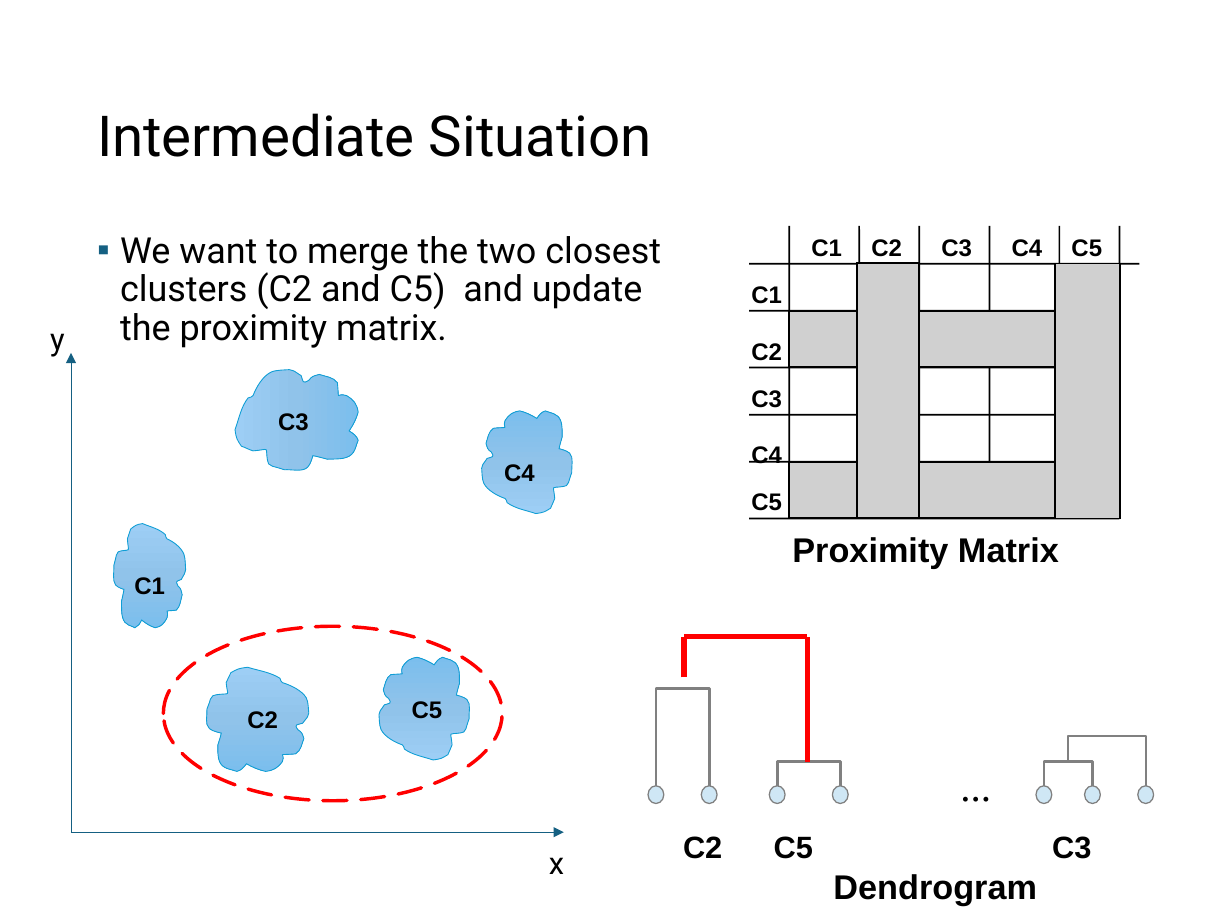
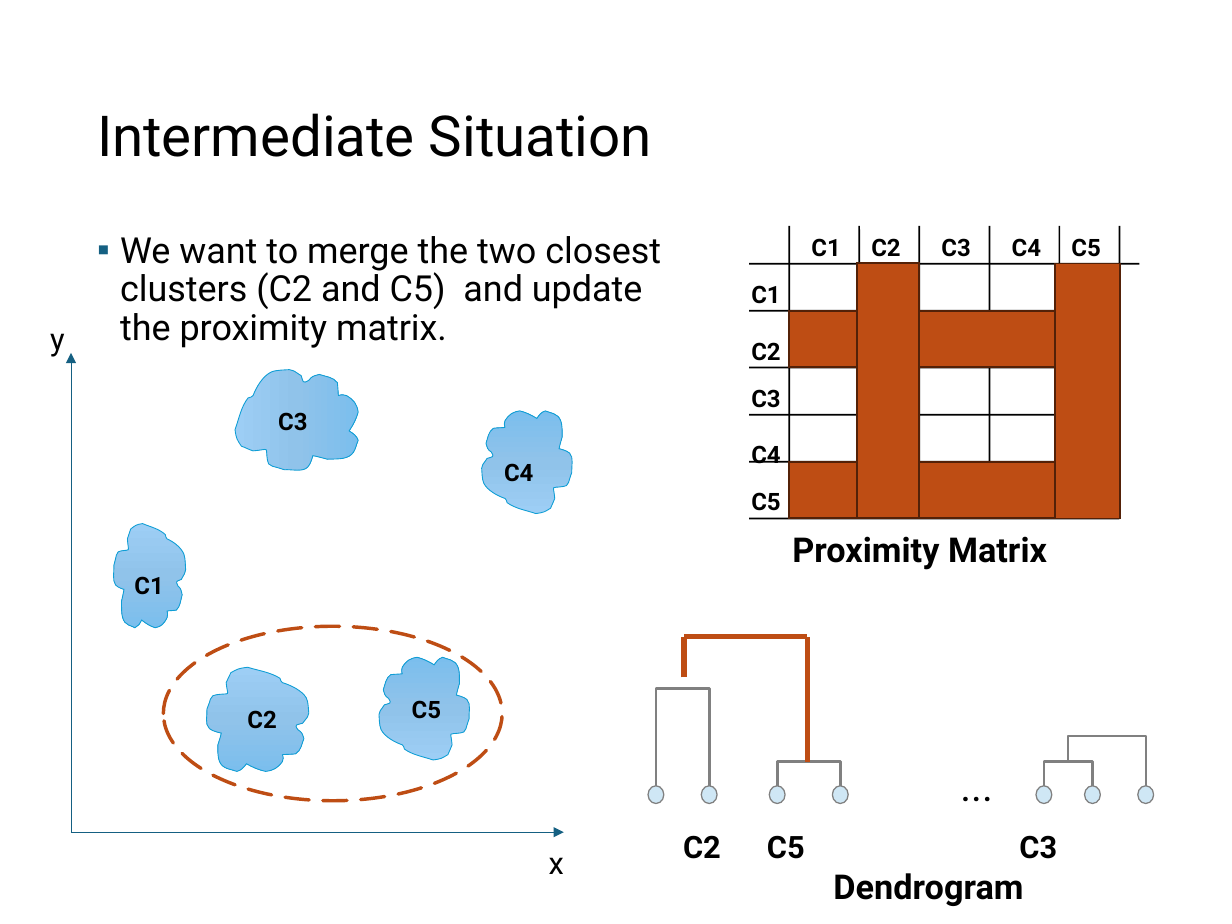
Before and after one commit to mhahsler/Introduction_to_Data_Mining_R_Examples, a slide deck: slide 46 of slides/chap7_basic_cluster_analysis.pptx. Drawn at 1232x924 pixels with LibreOffice and Linux fonts; fonts in the diff are those of the drawing; grey boxes stand for pictures. Boxes give left, top, right and bottom in pixels: in the first picture for what was removed or moved away, otherwise in the second. Text is boxed around its words. In the diff, an @@ line names an element or a change of style, - is before the commit and + after.

Commit message:
font and improved HC slides.

```diff
--- a/slides/chap7_basic_cluster_analysis.pptx
+++ b/slides/chap7_basic_cluster_analysis.pptx
@@ group removed at box(790, 263, 1120, 519): 4 pictures @@
@@ group added at box(790, 263, 1120, 519): 4 rectangles @@
@@ font Arial to Roboto in 18 elements at box(792, 536, 1047, 570), box(683, 835, 1057, 859), box(833, 873, 1023, 906), box(134, 576, 163, 595), box(504, 463, 533, 482), box(247, 710, 276, 729), box(412, 700, 441, 719), box(278, 412, 307, 431), box(871, 238, 900, 257), box(811, 238, 840, 257), box(751, 285, 780, 304), box(751, 389, 780, 408), box(751, 445, 780, 464), box(751, 342, 780, 361), box(941, 238, 970, 257), box(1012, 238, 1041, 257), box(1071, 238, 1100, 257), box(751, 492, 780, 511) @@
@@ ellipse at box(164, 626, 503, 801): outline #FF0000 2.01 pt dashed to #BE4D14 2.01 pt dashed @@
@@ line (684, 678) - (684, 637): stroke #FF0000 3 pt to #BE4D14 3 pt @@
@@ line (807, 637) - (684, 637): stroke #FF0000 3 pt to #BE4D14 3 pt @@
@@ line (807, 761) - (807, 637): stroke #FF0000 3 pt to #BE4D14 3 pt @@
@@ text "..." at box(949, 754, 1004, 841): font Times New Roman to Roboto @@
```
Also in this commit, not shown: 15 other slides changed, 1 other file.
